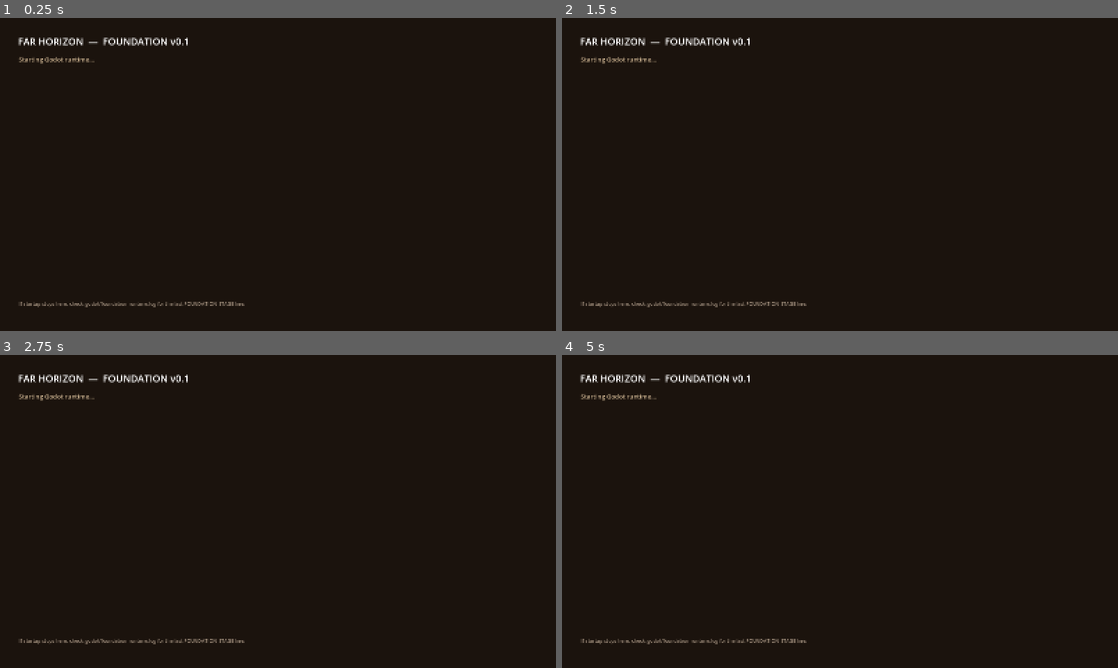
Above: before the commit, frames 1-4 (two rows, left to right).
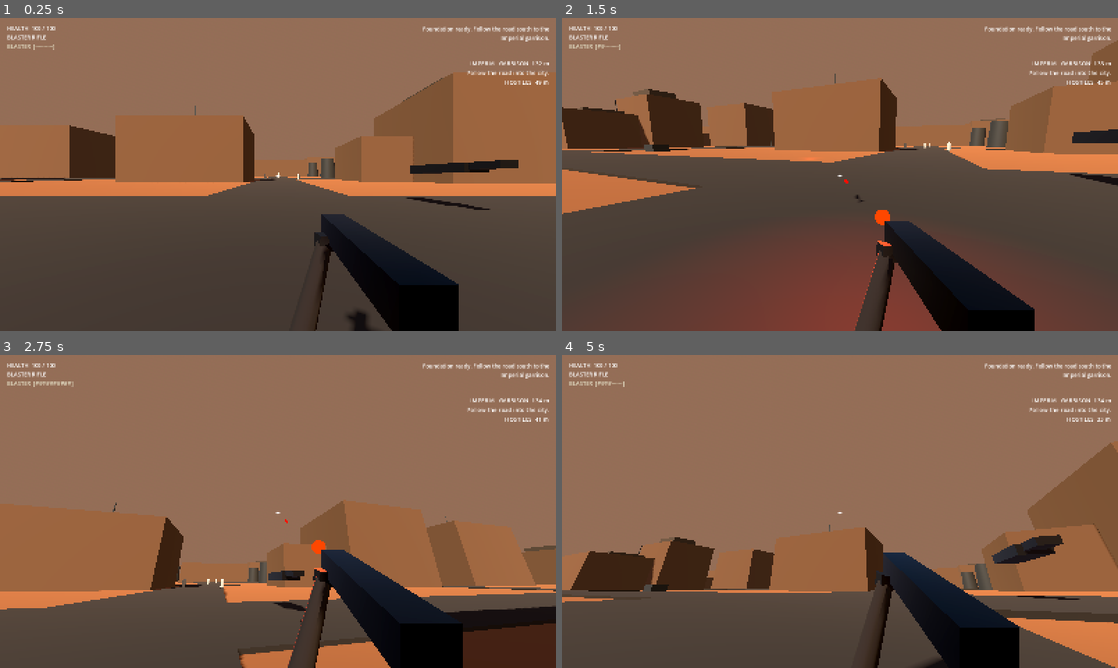
Above: after the commit, the same moments.

Repository: Deputy1389/far-horizon
Game: Godot game, scene res://game/scenes/main.tscn
Two runs of this game, one before a commit and one after it. Both use one fixed random seed, a clock stepped at 60 frames per second and the inputs below.
Inputs (mouse positions are in pixels of both pictures, inside the frame that each line leads up to):
- Up to frame 1 (0.25 s): no input
- Up to frame 2 (1.5 s): tap Enter at 0.5 s; move the mouse to (962, 158) at 0.52 s; hold D (move_right, bound only after the commit) 0.53-1.25 s; hold Right mouse button (aim, bound only after the commit) 0.53-1.25 s; click (962, 158) at 0.67 s; tap Space (jump, bound only after the commit) at 0.77 s; drag from (728, 190) to (812, 237) at 1.27 s
- Up to frame 3 (2.75 s): move the mouse to (333, 442) at 2.02 s; press the mouse at (333, 442) at 2.03 s; hold D (move_right, bound only after the commit) from 2.03 s (still down)
- Up to frame 4 (5 s): release D (move_right, bound only after the commit) at 2.75 s; release the mouse at (895, 442) at 2.75 s; drag from (812, 574) to (673, 464) at 2.77 s; move the mouse to (1006, 558) at 3.52 s; hold A (move_left, bound only after the commit) 3.53-4.25 s; tap Z (prone, bound only after the commit) at 3.6 s; tap Space (jump, bound only after the commit) at 3.77 s; drag from (673, 464) to (756, 433) at 4.27 s

The runs differ from the first frame. In frame 1, 95% of the frame differs, in the area x 0-100%, y 0-100%; in frame 2, 95%; in frame 3, 96%; in frame 4, 96%.
Error before the commit: Parse Error: Cannot infer the type of "patrol_position" variable because the value doesn't have a set type. (res://game/scripts/main.gd:193)

Commit message:
fix: type approach patrol placement for Godot parser

Diff:
--- a/game/scripts/main.gd
+++ b/game/scripts/main.gd
@@ -190,7 +190,9 @@
 		var distances := [48.0, 58.0, 68.0]
 		var lateral := [-5.0, 4.0, 0.0]
 		for index in range(distances.size()):
-			var patrol_position := player.global_position + forward * distances[index] + side * lateral[index]
+			var patrol_distance: float = float(distances[index])
+			var lateral_offset: float = float(lateral[index])
+			var patrol_position: Vector3 = player.global_position + forward * patrol_distance + side * lateral_offset
 			patrol_position.y = planet.surface_y(patrol_position.x, patrol_position.z) + 0.15
 			_spawn_enemy(patrol_position, "approach_patrol")
 
